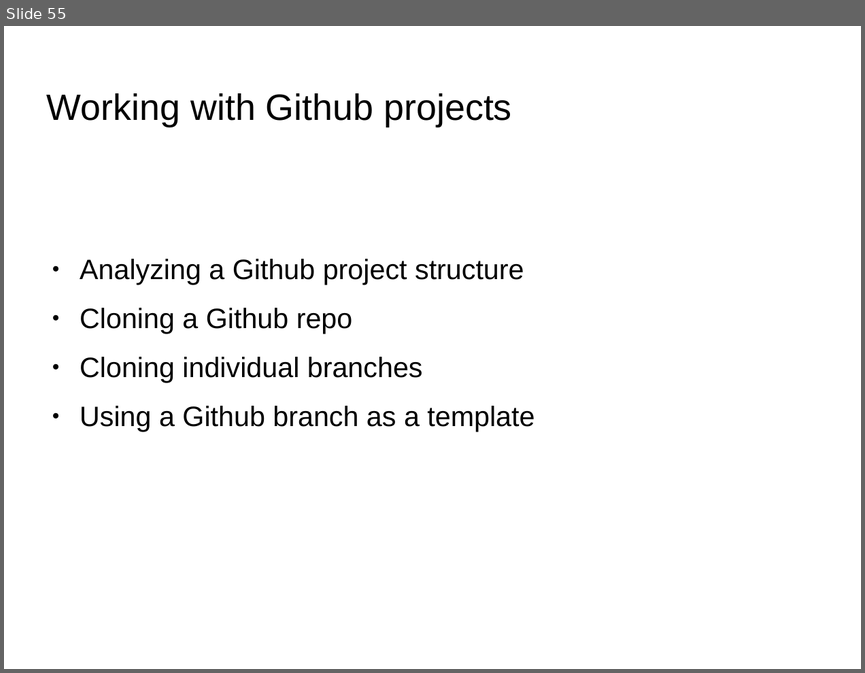
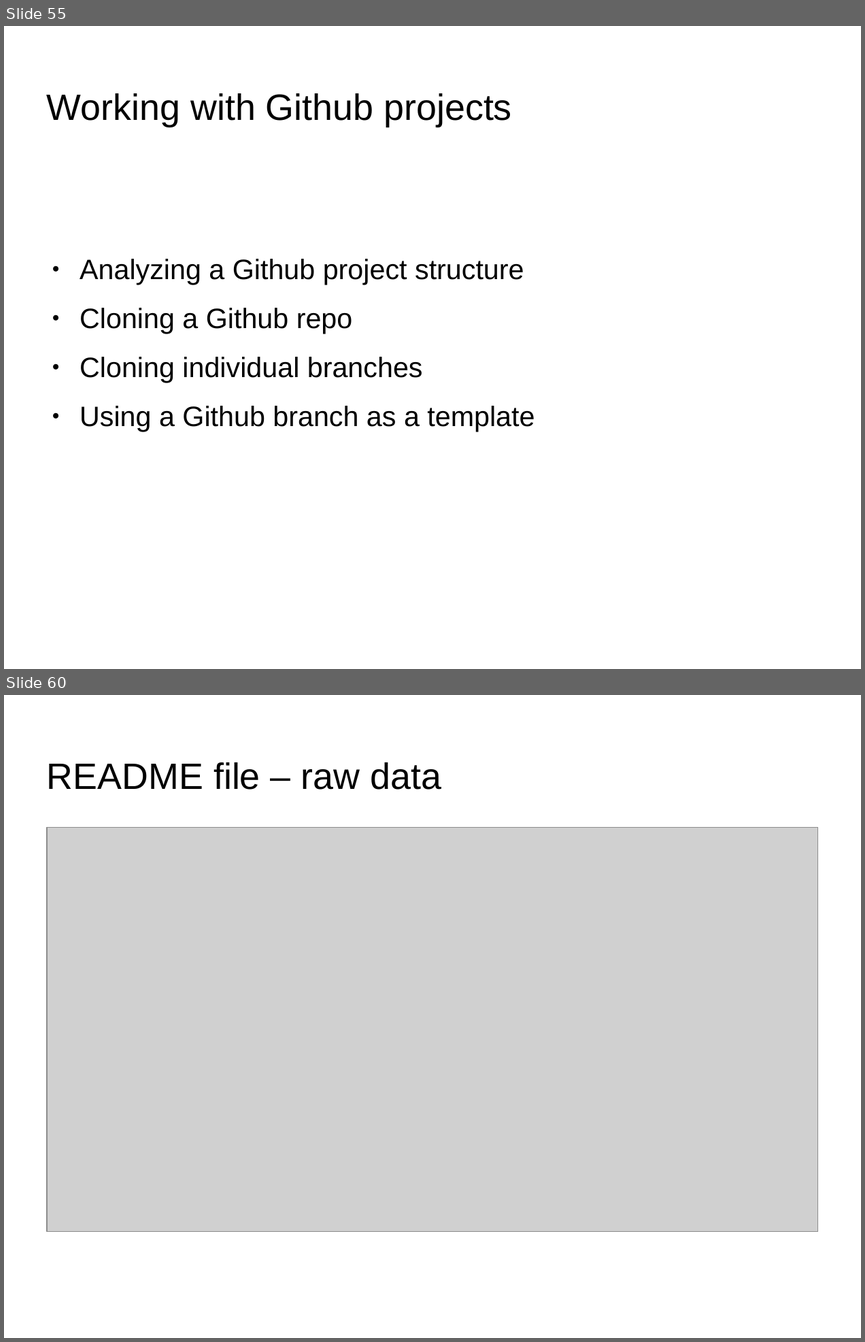
Before and after one commit to anumsh/Learning-Git-and-Github, a slide deck: git_and_GitHub.odp. Shown one above the other, each under a label of ours: slide 55 before the commit, slides 55 and 60 after it; the slides between them are not shown. The pictures are 865x673 and 865x1342 pixels, drawn with LibreOffice and Linux fonts; fonts in the diff are those of the drawing; grey boxes stand for pictures; background and template pictures are left out. Boxes give left, top, right and bottom in pixels: in the first picture for what was removed or moved away, otherwise in the second. Text is boxed around its words. In the diff, an @@ line names an element or a change of style, - is before the commit and + after.

```diff
--- a/git_and_GitHub.odp
+++ b/git_and_GitHub.odp
@@ slide 60 added at box(4, 695, 861, 1338), background picture (left out) @@
@@ title added at box(47, 762, 441, 790), 33.9 pt, text #000000 @@
+README file – raw data
@@ picture added at box(47, 827, 818, 1232) @@
```
Also in this commit, not shown: 7 other slides added, 8 other files.
